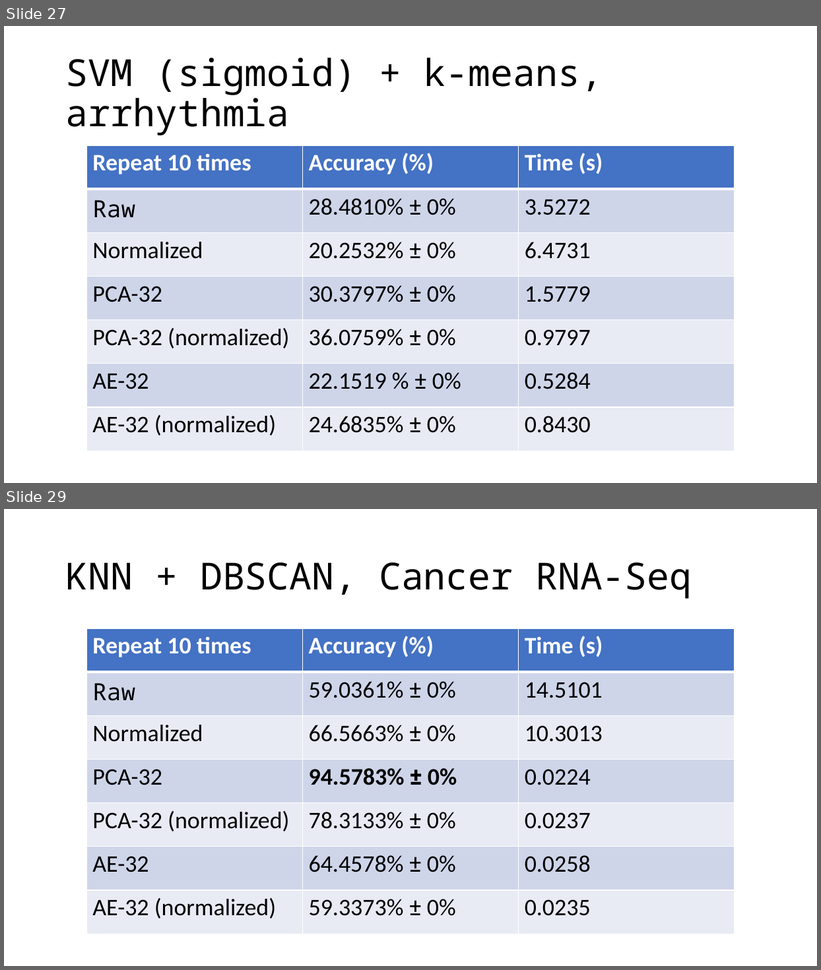
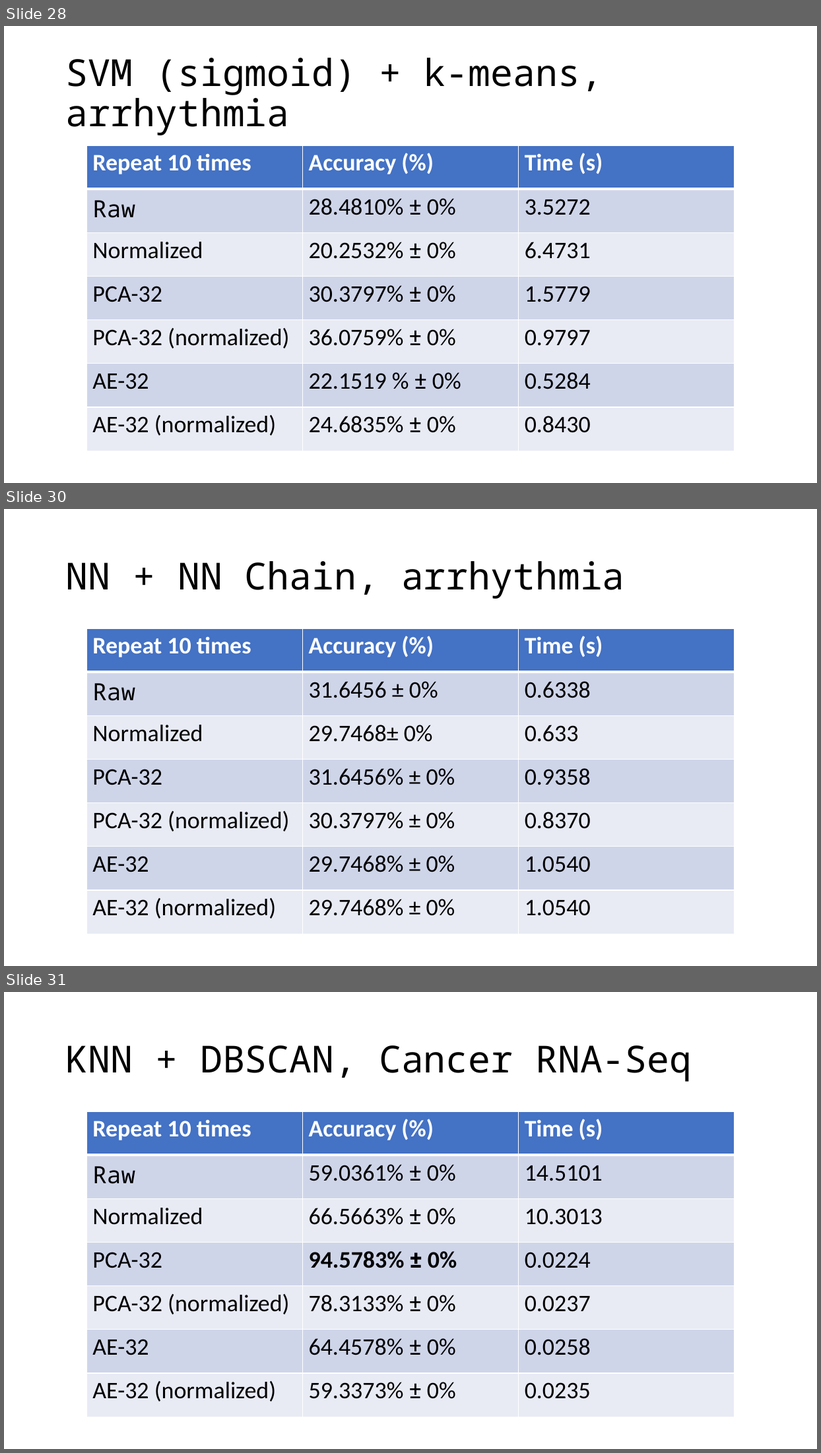
Before and after one commit to OEmiliatanO/CSE_data_mining, a slide deck: final/ppt/第八組.pptx. Shown one above the other, each under a label of ours: slides 27 and 29 before the commit, slides 28, 30 and 31 after it; the slides between them are not shown. The pictures are 821x970 and 821x1453 pixels, drawn with LibreOffice and Linux fonts; fonts in the diff are those of the drawing. Boxes give left, top, right and bottom in pixels: in the first picture for what was removed or moved away, otherwise in the second. Text is boxed around its words. In the diff, an @@ line names an element or a change of style, - is before the commit and + after.

```diff
--- a/final/ppt/第八組.pptx
+++ b/final/ppt/第八組.pptx
@@ slide 30 added at <box>4,509,817,966</box>, background #FFFFFF @@
@@ title added at <box>66,561,625,599</box>, 44 pt, text #000000 @@
+NN + NN Chain, arrhythmia
@@ table added at <box>87,628,735,934</box>, 7 rows, 3 columns @@
+Repeat 10 times | Accuracy (%) | Time (s)
+Raw | 31.6456 ± 0% | 0.6338
+Normalized | 29.7468± 0% | 0.633
+PCA-32 | 31.6456% ± 0% | 0.9358
+PCA-32 (normalized) | 30.3797% ± 0% | 0.8370
+AE-32 | 29.7468% ± 0% | 1.0540
+AE-32 (normalized) | 29.7468% ± 0% | 1.0540
@@ what was slide 27 is now slide 28 @@
@@ what was slide 29 is now slide 31 @@
```
Also in this commit, not shown: 2 slides changed, 9 other slides added.
